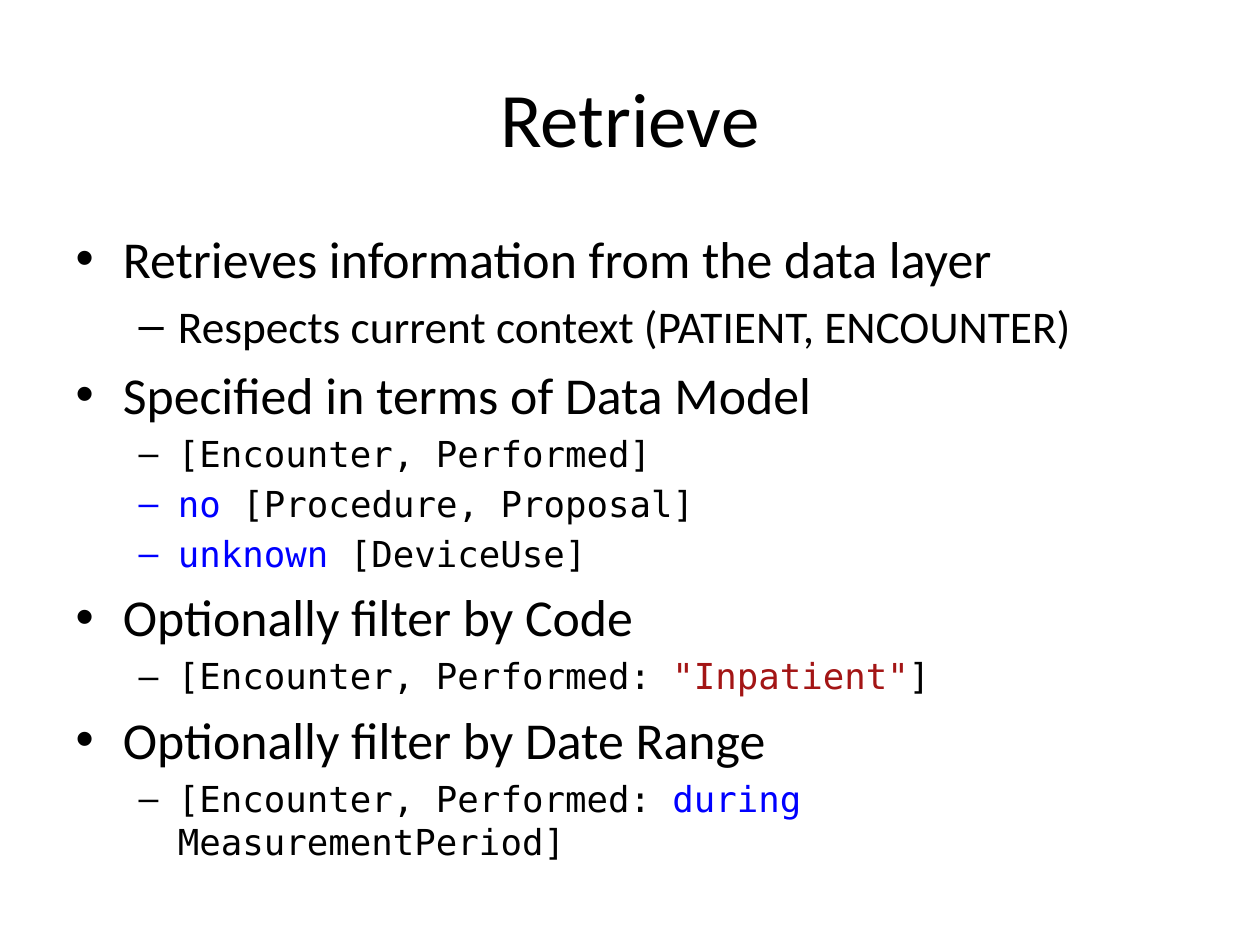
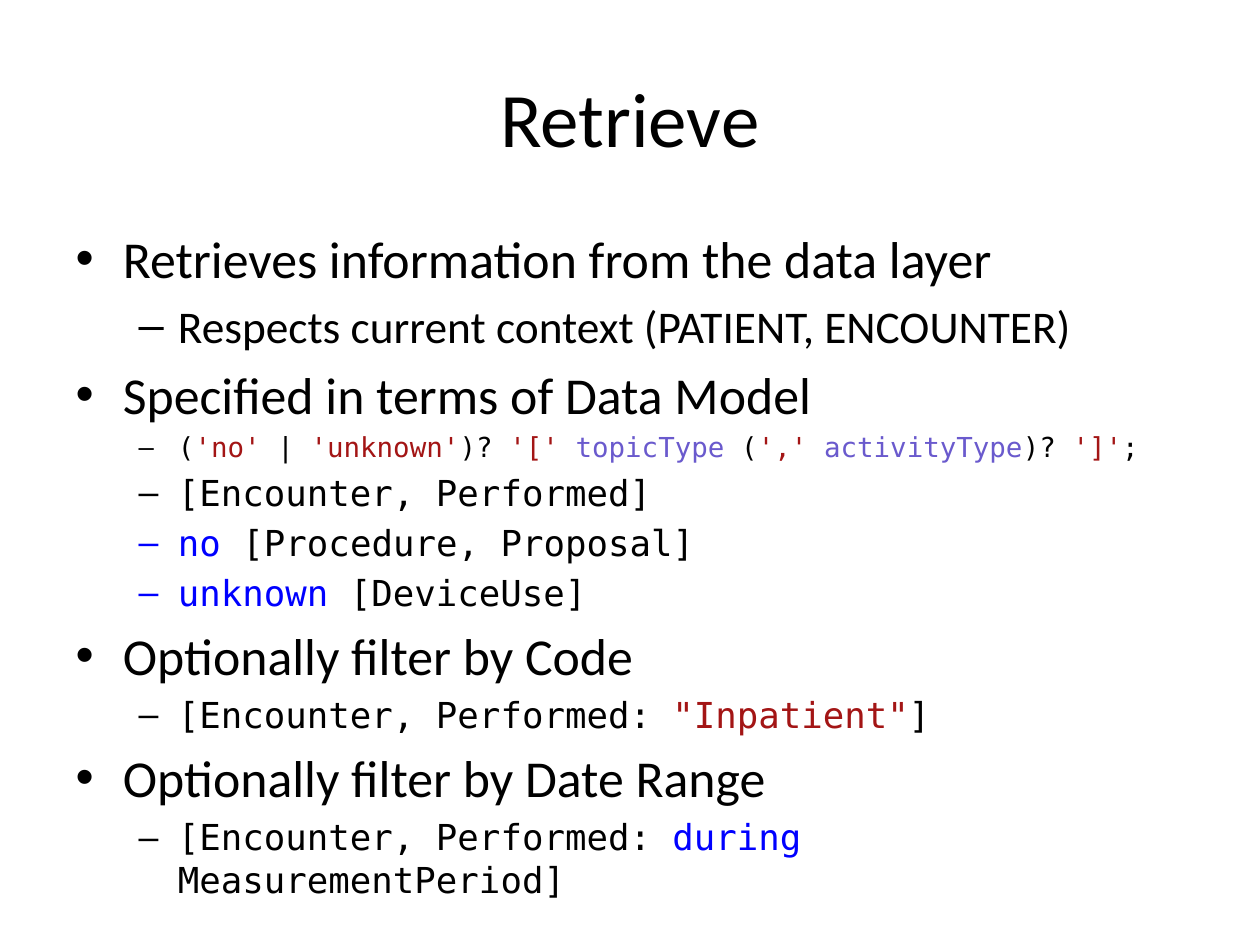
Before and after one commit to cqframework/OneModel, a slide deck: slide 8 of CQL/Documents/CQL_Technical_Introduction_20140604.pptx (slide 9 before the commit). Drawn at 1260x945 pixels with LibreOffice and Linux fonts; fonts in the diff are those of the drawing. Boxes give left, top, right and bottom in pixels: in the first picture for what was removed or moved away, otherwise in the second. Text is boxed around its words. In the diff, an @@ line names an element or a change of style, - is before the commit and + after.

```diff
--- a/CQL/Documents/CQL_Technical_Introduction_20140604.pptx
+++ b/CQL/Documents/CQL_Technical_Introduction_20140604.pptx
@@ text at (178, 436, 1056, 463): paragraph added @@
+  – ('no' | 'unknown')? '[' topicType (',' activityType)? ']';
```
Also in this commit, not shown: 5 other slides changed, 4 slides added, 9 slides removed, 11 other files.
